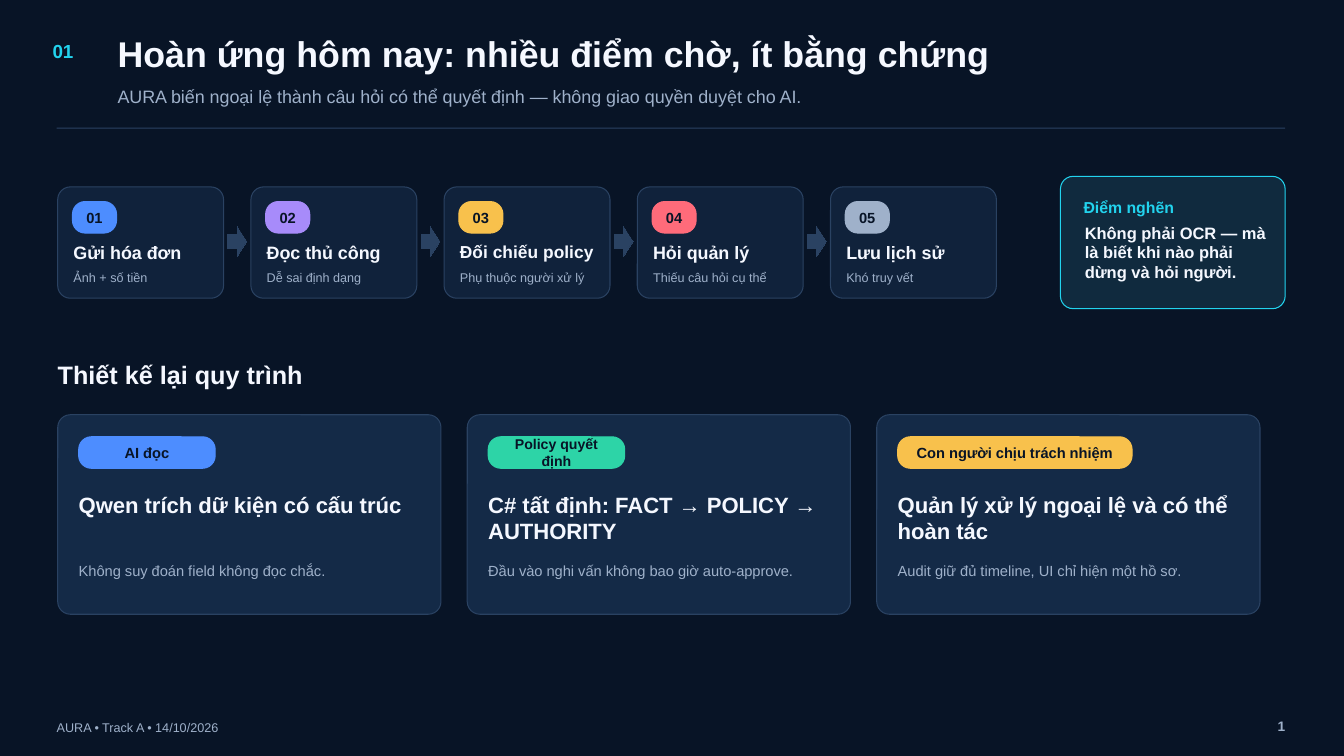
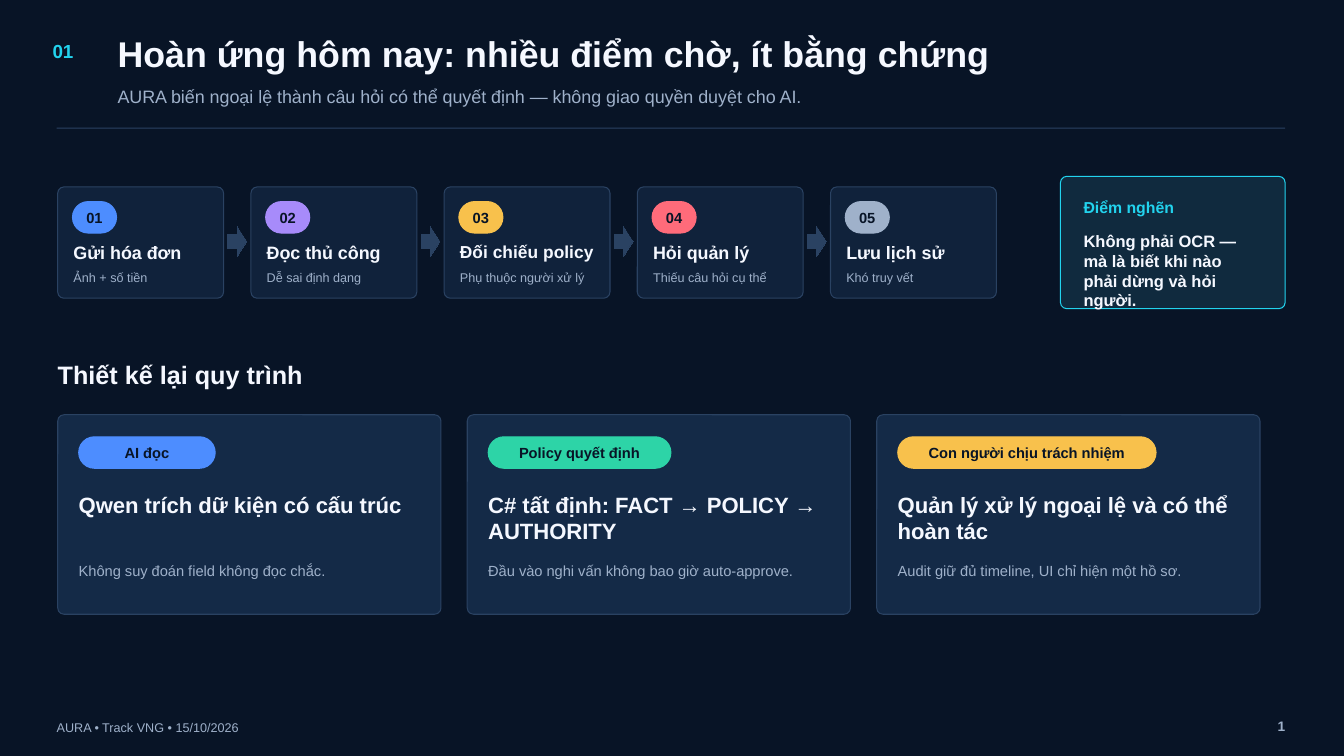
Before and after one commit to BondPhuPhamzZ/AURA, a slide deck: slide 1 of AURA/submission/AURA_5_SLIDES_FINAL.pptx. Drawn at 1344x756 pixels with LibreOffice and Linux fonts; fonts in the diff are those of the drawing. Boxes give left, top, right and bottom in pixels: in the first picture for what was removed or moved away, otherwise in the second. Text is boxed around its words. In the diff, an @@ line names an element or a change of style, - is before the commit and + after.

```diff
--- a/AURA/submission/AURA_5_SLIDES_FINAL.pptx
+++ b/AURA/submission/AURA_5_SLIDES_FINAL.pptx
@@ text "Không phải OCR — mà ..." rewrapped from (x1=1085, y1=226, x2=1266, y2=282) to (x1=1084, y1=234, x2=1221, y2=290) @@
@@ proportions changed in 10 elements at (x1=898, y1=437, x2=1156, y2=468), (x1=57, y1=187, x2=224, y2=297), (x1=251, y1=187, x2=417, y2=297), (x1=445, y1=187, x2=611, y2=297), (x1=637, y1=187, x2=804, y2=297), (x1=831, y1=187, x2=997, y2=297), (x1=1061, y1=176, x2=1286, y2=309), (x1=57, y1=414, x2=441, y2=614), (x1=468, y1=414, x2=851, y2=614), (x1=877, y1=414, x2=1260, y2=614) @@
@@ rounded rectangle "Policy quyết định" resized from (x1=488, y1=437, x2=624, y2=468) to (x1=488, y1=437, x2=670, y2=468) @@
@@ rounded rectangle "Policy quyết định" at (x1=488, y1=437, x2=670, y2=468): size 10.1 to 10.5 pt; proportions changed @@
@@ rounded rectangle "Con người chịu trách nhiệm" resized from (x1=898, y1=437, x2=1133, y2=468) to (x1=898, y1=437, x2=1156, y2=468) @@
@@ text at (x1=57, y1=723, x2=239, y2=732): text changed @@
-AURA • Track A • 14/10/2026
+AURA • Track VNG • 15/10/2026
```
Also in this commit, not shown: 2 other slides changed, 2 slides added, 2 slides removed, 1 other file.
